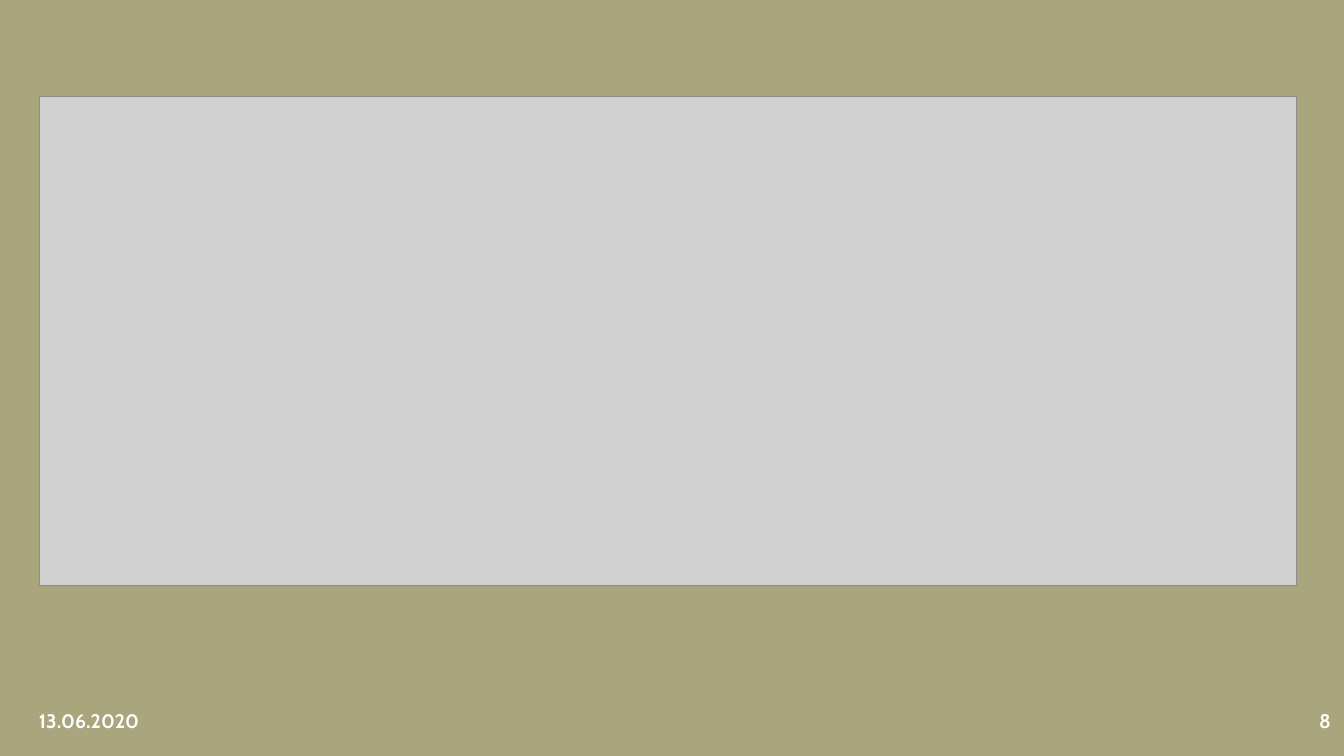
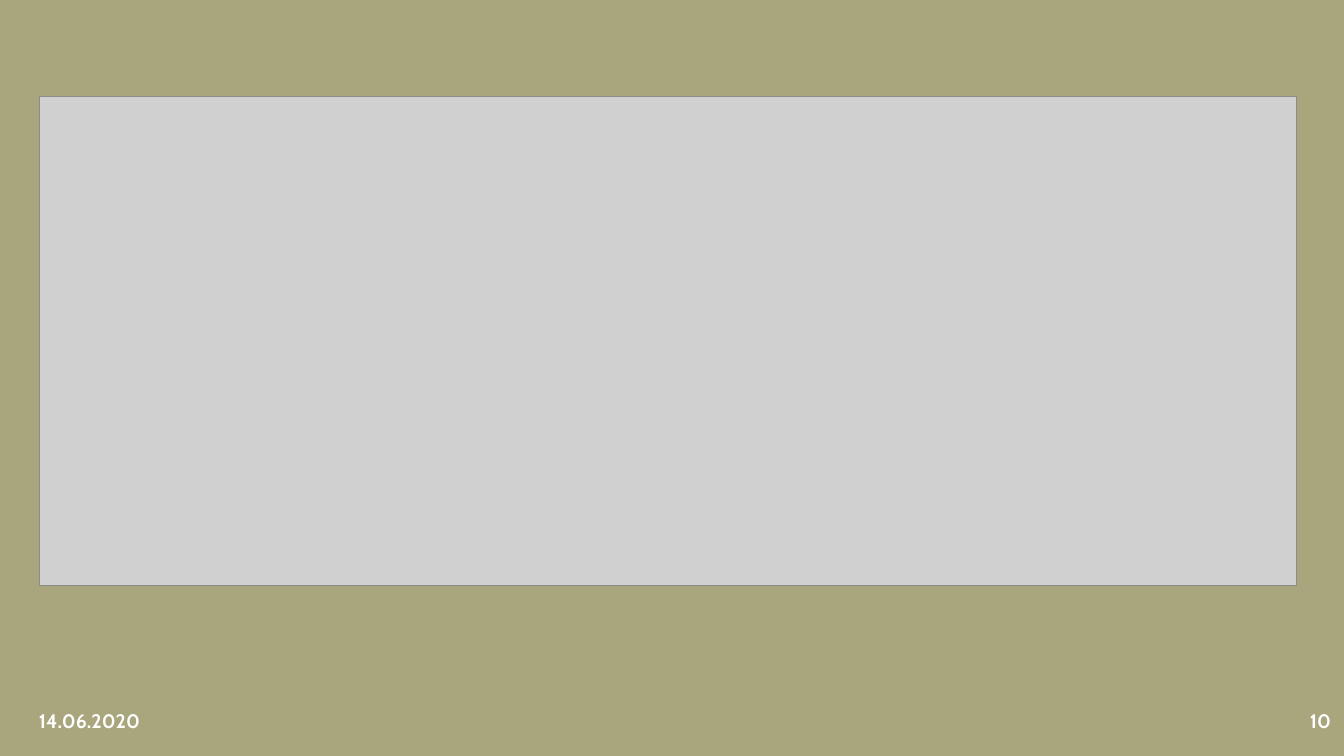
Before and after one commit to fh-erfurt/RentATool, a slide deck: slide 10 of share/presentations/Java 2/RentATool_16.06.20.pptx (slide 8 before the commit). Drawn at 1344x756 pixels with LibreOffice and Linux fonts; fonts in the diff are those of the drawing; grey boxes stand for pictures. Boxes give left, top, right and bottom in pixels: in the first picture for what was removed or moved away, otherwise in the second. Text is boxed around its words. In the diff, an @@ line names an element or a change of style, - is before the commit and + after.

```diff
--- a/share/presentations/Java 2/RentATool_16.06.20.pptx
+++ b/share/presentations/Java 2/RentATool_16.06.20.pptx
@@ text at (x1=39, y1=714, x2=140, y2=728): text changed @@
-13.06.2020
+14.06.2020
@@ page number at (x1=1310, y1=714, x2=1331, y2=728): text changed @@
-8
+10
```
Also in this commit, not shown: 8 other slides changed, 4 slides added.
